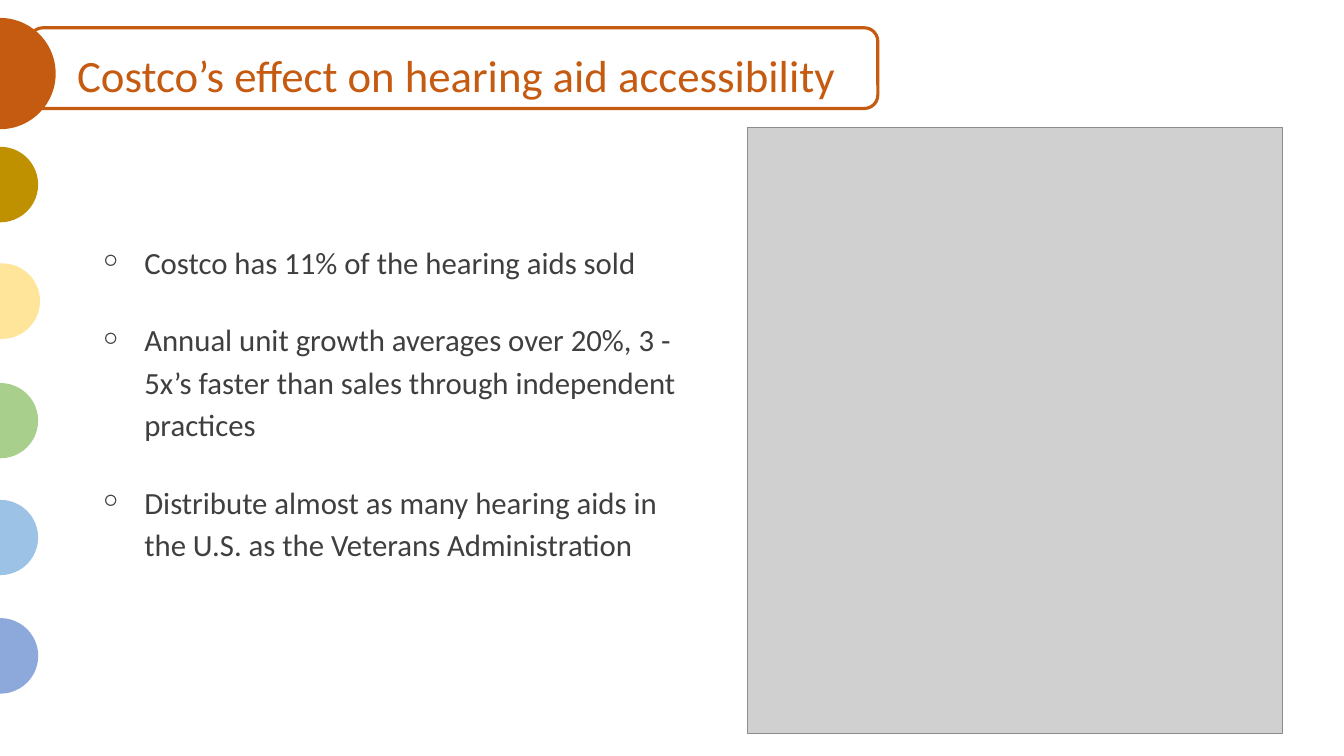
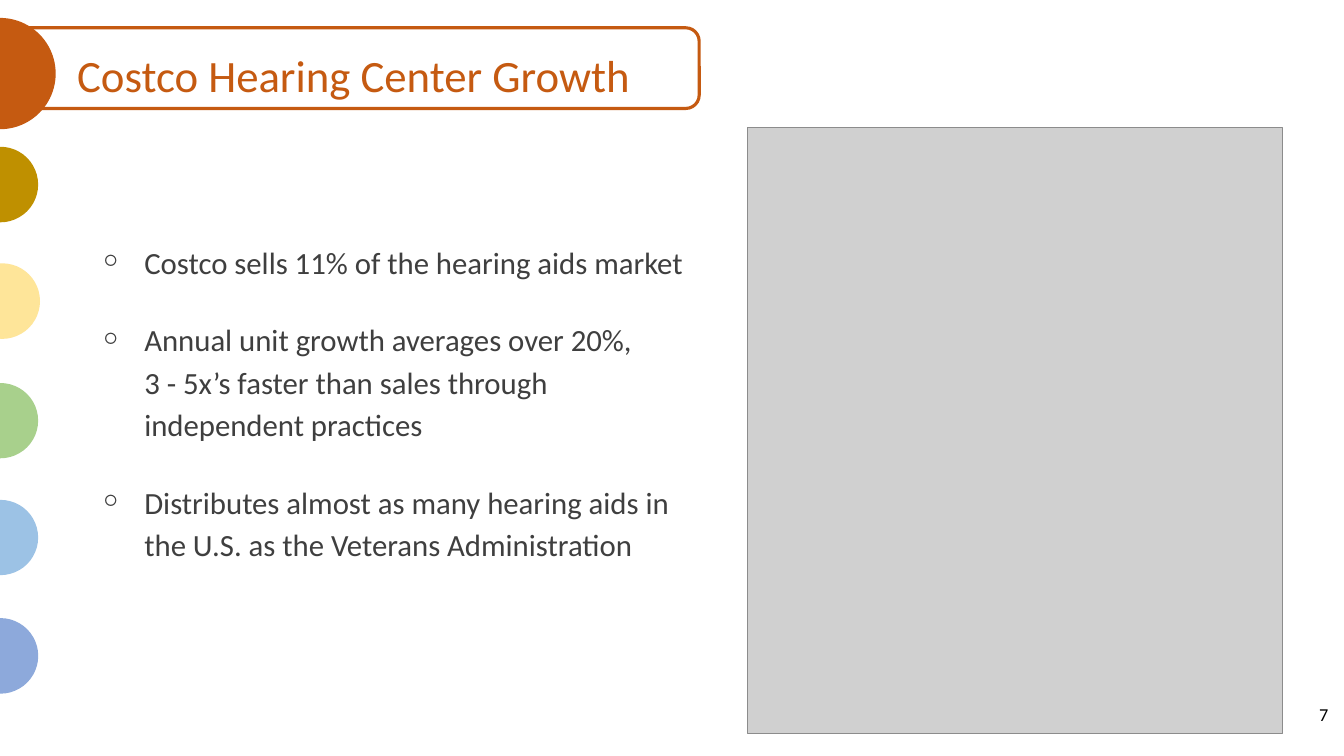
Before and after one commit to JaxWil24/Hearing_Aid_Accessibility, a slide deck: slide 7 of Presentation/FP_Powerpoint.pptx (slide 8 before the commit). Drawn at 1344x756 pixels with LibreOffice and Linux fonts; fonts in the diff are those of the drawing; grey boxes stand for pictures. Boxes give left, top, right and bottom in pixels: in the first picture for what was removed or moved away, otherwise in the second. Text is boxed around its words. In the diff, an @@ line names an element or a change of style, - is before the commit and + after.

```diff
--- a/Presentation/FP_Powerpoint.pptx
+++ b/Presentation/FP_Powerpoint.pptx
@@ rounded rectangle: place and size @@
-rounded rectangle at (29, 28, 878, 109)
+rounded rectangle at (0, 28, 700, 109)
@@ text at (77, 61, 629, 100): text changed @@
-Costco’s effect on hearing aid accessibility
+Costco Hearing Center Growth
@@ text at (144, 252, 682, 280): text changed @@
-￮ Costco has 11% of the hearing aids sold
+￮ Costco sells 11% of the hearing aids market
@@ text at (144, 492, 669, 557): text changed @@
-￮ Distribute almost as many hearing aids in the U.S. as the Veterans Administration
+￮ Distributes almost as many hearing aids in the U.S. as the Veterans Administration
@@ page number added at (1319, 709, 1328, 721), 13 pt, text #000000 @@
+7
```
Also in this commit, not shown: 14 other slides changed, 1 slide removed.
